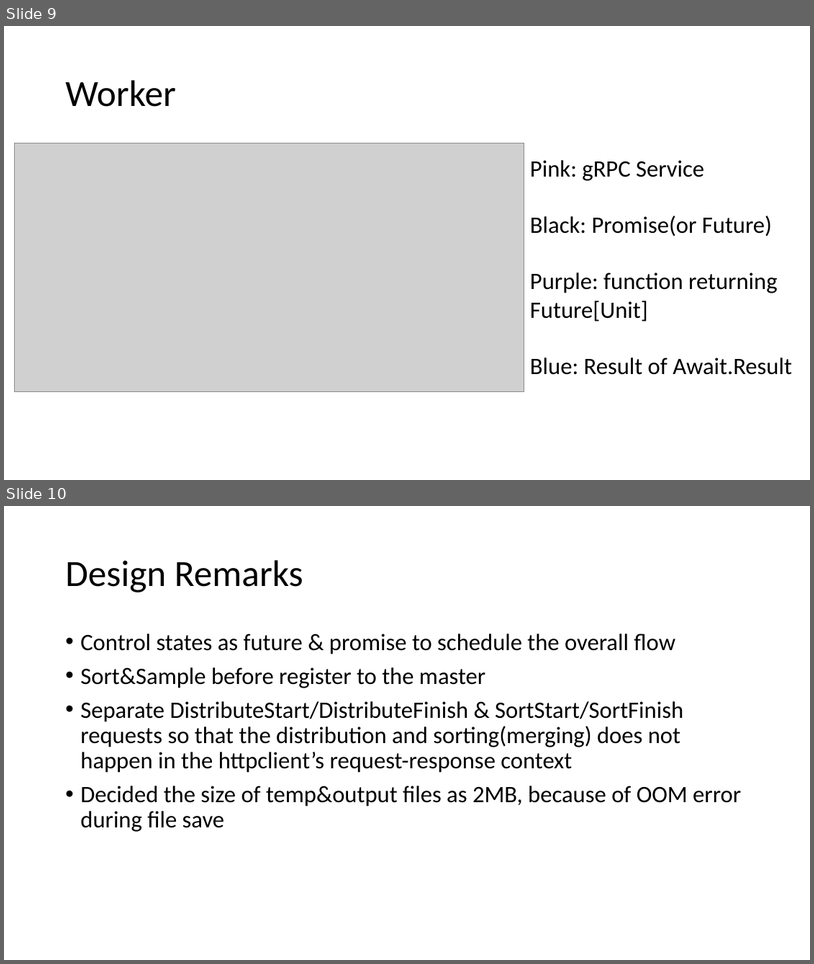
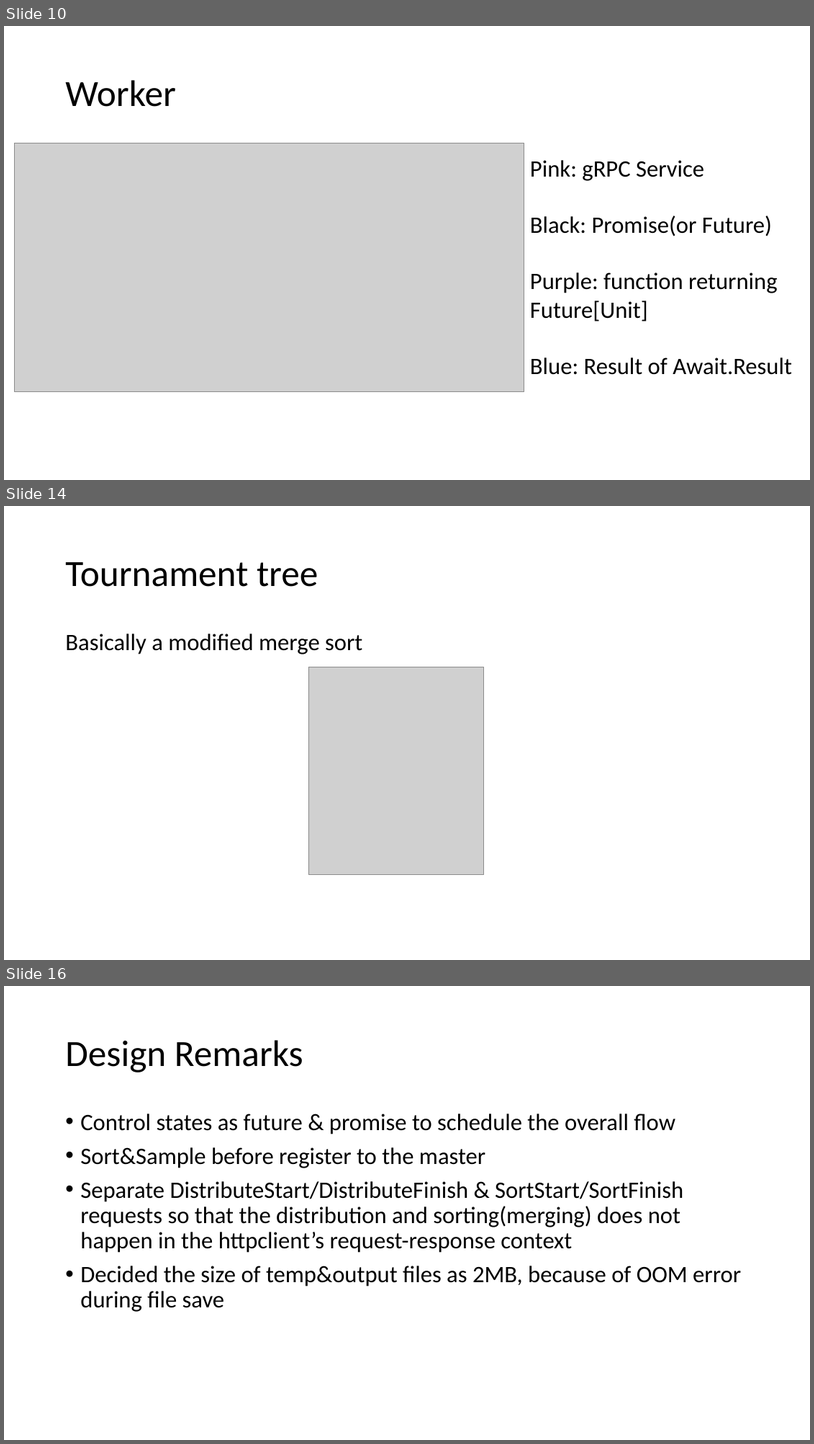
Before and after one commit to qwercxzsda/cs434-project, a slide deck: docs/Final Presentation.pptx. Shown one above the other, each under a label of ours: slides 9 and 10 before the commit, slides 10, 14 and 16 after it; the slides between them are not shown. The pictures are 814x964 and 814x1444 pixels, drawn with LibreOffice and Linux fonts; fonts in the diff are those of the drawing; grey boxes stand for pictures. Boxes give left, top, right and bottom in pixels: in the first picture for what was removed or moved away, otherwise in the second. Text is boxed around its words. In the diff, an @@ line names an element or a change of style, - is before the commit and + after.

```diff
--- a/docs/Final Presentation.pptx
+++ b/docs/Final Presentation.pptx
@@ slide 14 added at bbox=[4, 506, 810, 960], background #FFFFFF @@
@@ title added at bbox=[65, 562, 318, 587], 44 pt, text #000000 @@
+Tournament tree
@@ text added at bbox=[65, 633, 363, 654], 28 pt, text #000000 @@
+Basically a modified merge sort
@@ picture added at bbox=[309, 667, 484, 875] @@
@@ what was slide 9 is now slide 10 @@
@@ what was slide 10 is now slide 16 @@
```
Also in this commit, not shown: 1 slide changed, 5 other slides added.
